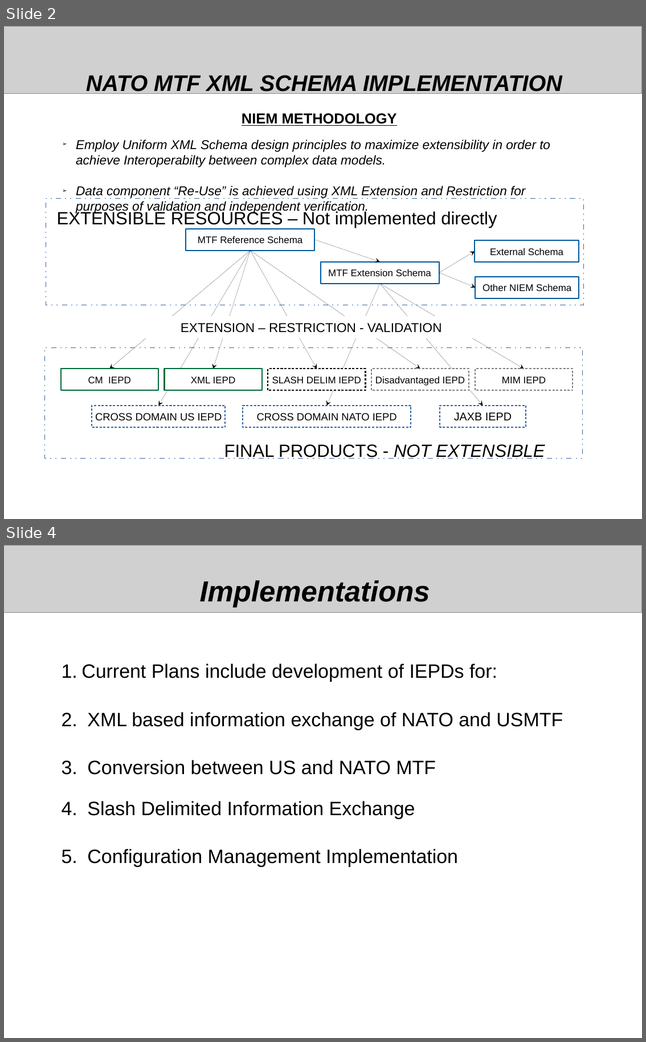
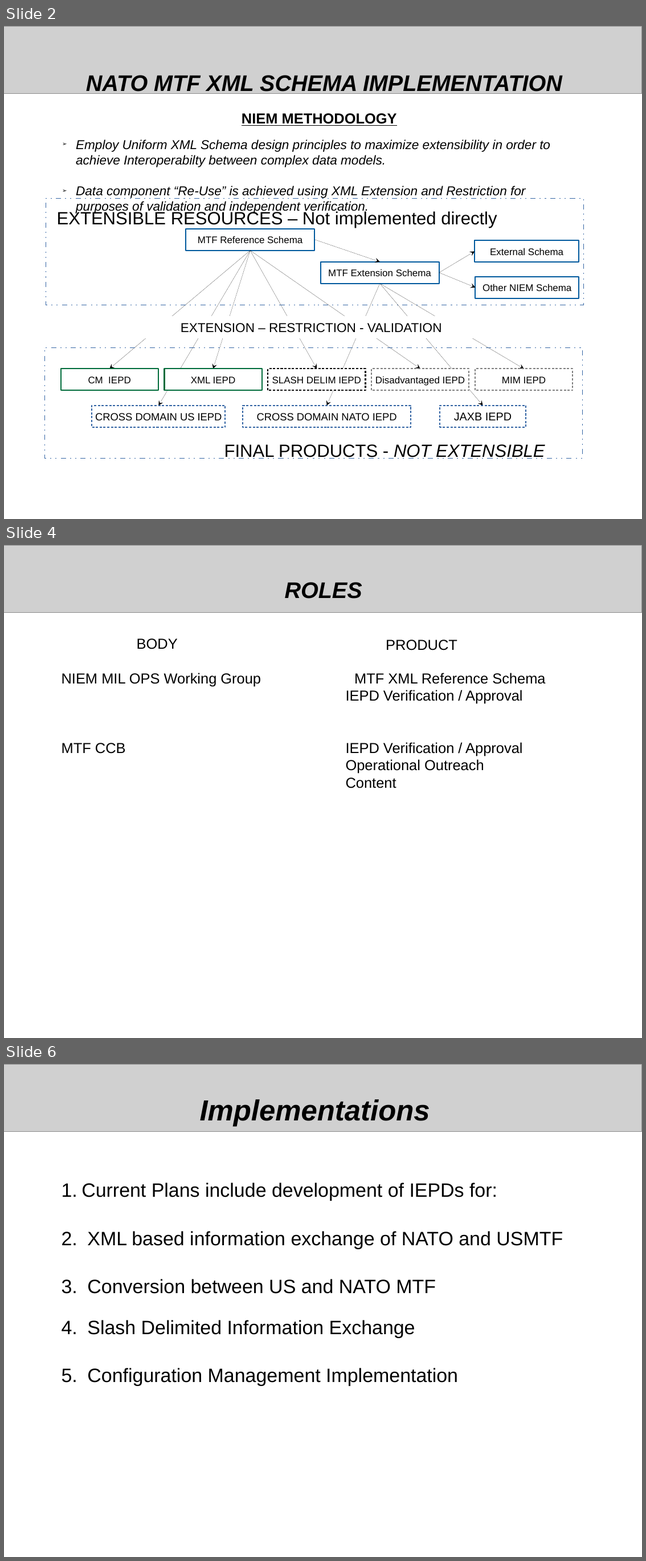
Before and after one commit to mil-oss/MTFXML, a slide deck: NCDF_MTF/Doc/NATO_MTF_NCDF.odp. Shown one above the other, each under a label of ours: slides 2 and 4 before the commit, slides 2, 4 and 6 after it; the slides between them are not shown. The pictures are 646x1042 and 646x1561 pixels, drawn with LibreOffice and Linux fonts; fonts in the diff are those of the drawing; grey boxes stand for pictures. Boxes give left, top, right and bottom in pixels: in the first picture for what was removed or moved away, otherwise in the second. Text is boxed around its words. In the diff, an @@ line names an element or a change of style, - is before the commit and + after.

```diff
--- a/NCDF_MTF/Doc/NATO_MTF_NCDF.odp
+++ b/NCDF_MTF/Doc/NATO_MTF_NCDF.odp
@@ slide 4 added at (4, 545, 642, 1038), background #FFFFFF @@
@@ picture added at (4, 545, 642, 612) @@
@@ text added at (285, 582, 363, 599), 28 pt, text #000000, bold, italic @@
+ROLES
@@ text added at (137, 638, 178, 649), 18 pt, text #000000 @@
+BODY
@@ text added at (386, 640, 458, 650), 18 pt, text #000000 @@
+PRODUCT
@@ text added at (62, 673, 261, 754), 18 pt, text #000000 @@
+NIEM MIL OPS Working Group
+MTF CCB
@@ text added at (346, 673, 546, 788), 18 pt, text #000000 @@
+MTF XML Reference Schema
+IEPD Verification / Approval
+IEPD Verification / Approval
+Operational Outreach
+Content
@@ what was slide 4 is now slide 6 @@
```
Also in this commit, not shown: 1 slide changed, 1 other slide added, 7 other files.
